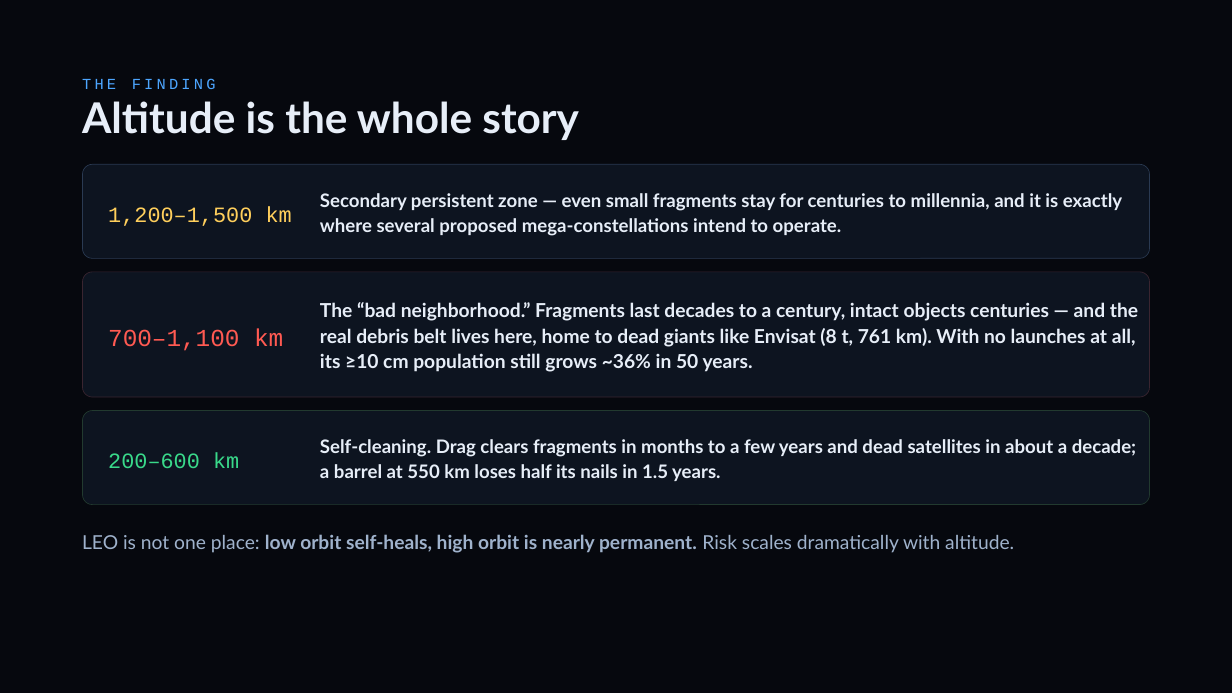
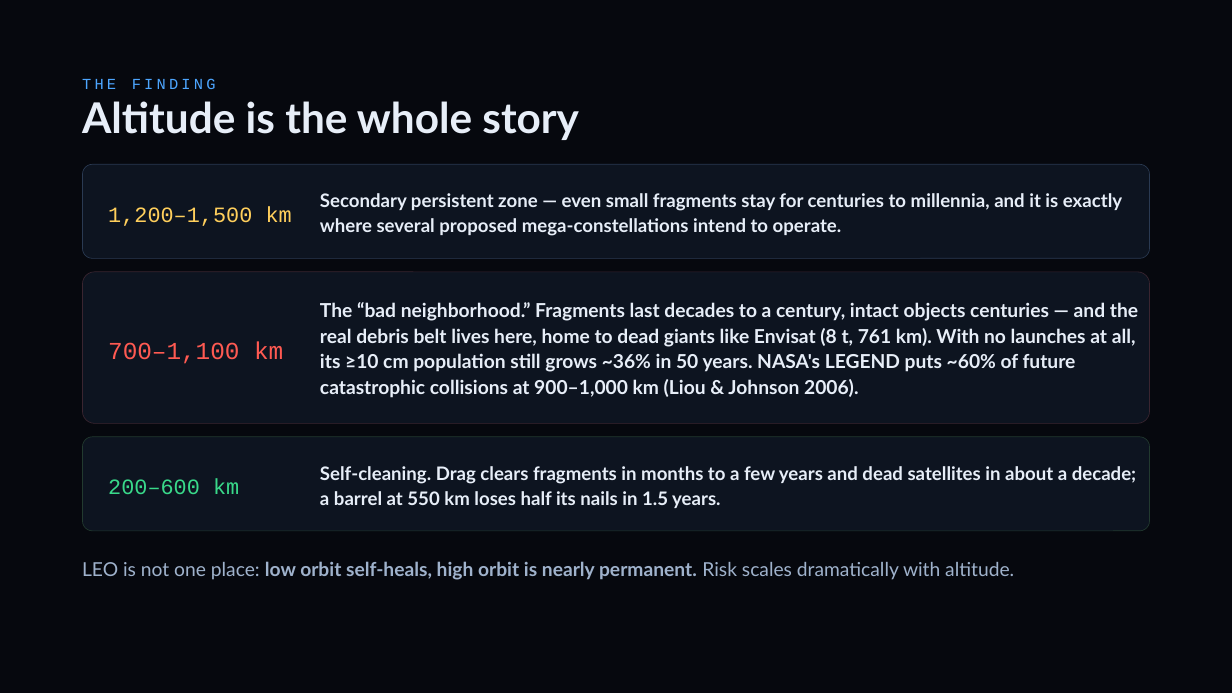
Before and after one commit to TimKadyrov/DebrisCascade, a slide deck: slide 12 of Barrel of Nails — Kessler Study.pptx. Drawn at 1232x693 pixels with LibreOffice and Linux fonts; fonts in the diff are those of the drawing. Boxes give left, top, right and bottom in pixels: in the first picture for what was removed or moved away, otherwise in the second. Text is boxed around its words. In the diff, an @@ line names an element or a change of style, - is before the commit and + after.

Commit message:
Cite LEGEND's ~60% at 900-1,000 km (Liou & Johnson 2006)
- Slide 12 and SUMMARY: LEGEND puts ~60% of future catastrophic
  collisions at 900-1,000 km (Liou & Johnson 2006), supporting the
  700-1,100 km belt and the 900 km injection altitude.

```diff
--- a/Barrel of Nails — Kessler Study.pptx
+++ b/Barrel of Nails — Kessler Study.pptx
@@ rounded rectangle: place and size @@
-rounded rectangle at <box>82,272,1150,396</box>
+rounded rectangle at <box>82,272,1150,423</box>
@@ text at <box>320,302,1138,398</box>: text changed @@
-The “bad neighborhood.” Fragments last decades to a century, intact objects centuries — and the real debris belt lives here, home to dead giants like Envisat (8 t, 761 km). With no launches at all, its ≥10 cm population still grows ~36% in 50 years.
+The “bad neighborhood.” Fragments last decades to a century, intact objects centuries — and the real debris belt lives here, home to dead giants like Envisat (8 t, 761 km). With no launches at all, its ≥10 cm population still grows ~36% in 50 years. NASA's LEGEND puts ~60% of future catastrophic collisions at 900–1,000 km (Liou & Johnson 2006).
@@ text "700–1,100 km": place and size @@
-text "700–1,100 km" at <box>108,328,283,351</box>
+text "700–1,100 km" at <box>108,341,283,364</box>
@@ 3 texts, 1 rounded rectangle: place and size @@
-3 texts, 1 rounded rectangle at <box>82,410,1150,553</box>
+3 texts, 1 rounded rectangle at <box>82,437,1150,580</box>
```
Also in this commit, not shown: 1 other file.
